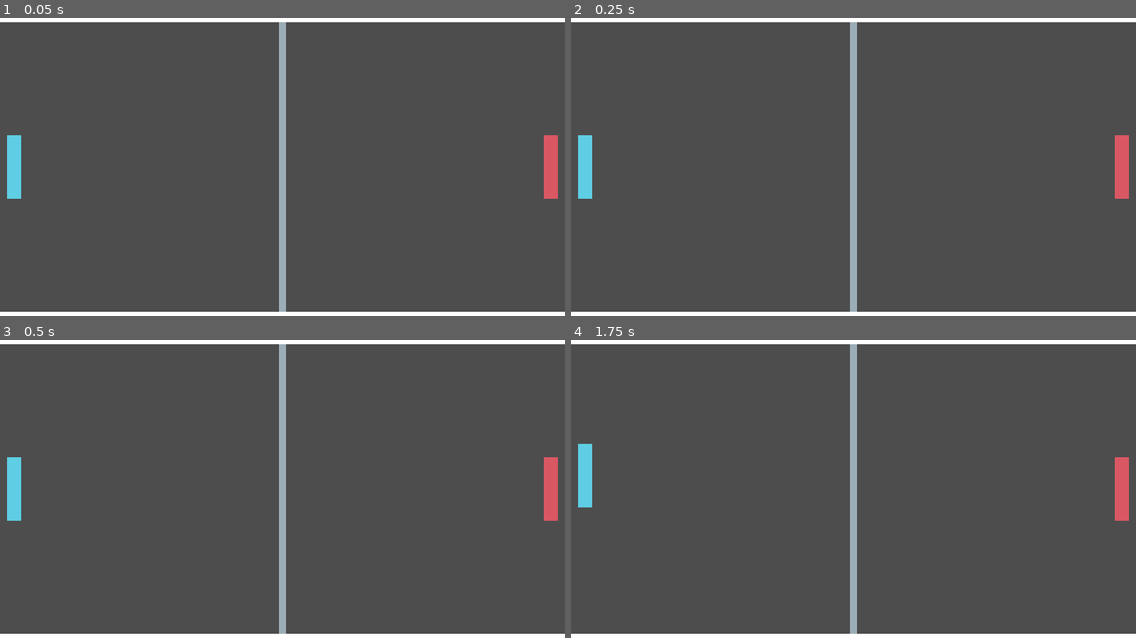
Above: before the commit, frames 1-4 (two rows, left to right).
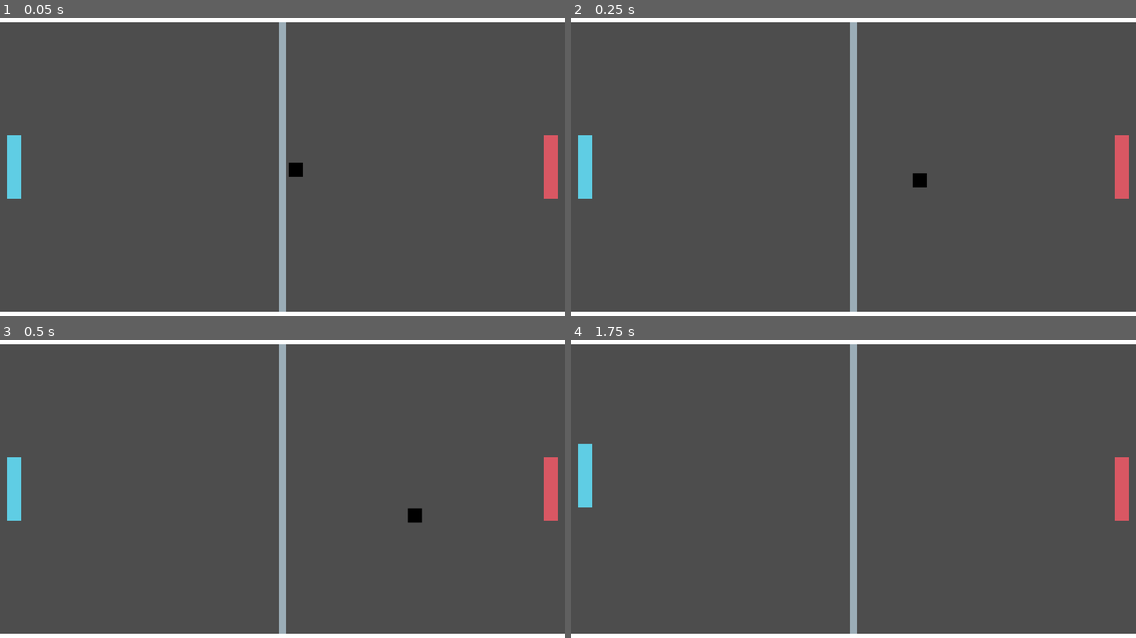
Above: after the commit, the same moments.

Repository: mohasrc/ping-pong
Game: Godot game, scene res://scenes/arena.tscn
The game is run twice, just before and just after one commit, with the same random seed, the same clock (stepped at 60 frames per second) and the same inputs.
Inputs:
- Up to frame 1 (0.05 s): no input
- Up to frame 2 (0.25 s): no input
- Up to frame 3 (0.5 s): no input
- Up to frame 4 (1.75 s): hold W (blue_up) 0.53-1.28 s; hold S (blue_down) from 1.28 s (still down)

The runs differ from the first frame. In frame 1, 0.1% of the frame differs, in the area x 51-54%, y 48-54%; in frame 2, 0.1%; in frame 3, 0.1%, in the area x 72-75%, y 56-62%; in frame 4, nothing differs.

Commit message:
Added ball with logic

Diff:
--- a/scenes/arena.tscn
+++ b/scenes/arena.tscn
@@ -1,10 +1,19 @@
-[gd_scene load_steps=6 format=3 uid="uid://cjnvp0cw7davb"]
+[gd_scene load_steps=10 format=3 uid="uid://cjnvp0cw7davb"]
 
 [ext_resource type="PackedScene" uid="uid://k8bwb1i4148j" path="res://scenes/wall.tscn" id="1_e05a3"]
 [ext_resource type="Texture2D" uid="uid://bclb83xclmo26" path="res://sprites/PingPongCenterLine.png" id="1_wl4x5"]
 [ext_resource type="PackedScene" uid="uid://bhuy4s8sayvyx" path="res://scenes/paddle.tscn" id="3_7ft05"]
 [ext_resource type="Texture2D" uid="uid://h141h3i33pvk" path="res://sprites/PingPongPaddleRed.png" id="4_4ag8t"]
 [ext_resource type="Texture2D" uid="uid://bovmo6rs3xr7j" path="res://sprites/PingPongPaddleBlue.png" id="5_dpxgc"]
+[ext_resource type="Texture2D" uid="uid://jma5l153gwt" path="res://sprites/PingPongBall.png" id="6_4ag8t"]
+[ext_resource type="Script" uid="uid://bxg88v382nfjb" path="res://scripts/ball.gd" id="6_dpxgc"]
+
+[sub_resource type="PhysicsMaterial" id="PhysicsMaterial_4ag8t"]
+friction = 0.0
+bounce = 1.0
+
+[sub_resource type="CircleShape2D" id="CircleShape2D_dpxgc"]
+radius = 16.0
 
 [node name="Arena" type="Node2D"]
 
@@ -29,3 +38,16 @@
 position = Vector2(32, 360)
 color = 1
 paddle_sprite_texture = ExtResource("5_dpxgc")
+
+[node name="Ball" type="RigidBody2D" parent="."]
+position = Vector2(640, 360)
+physics_material_override = SubResource("PhysicsMaterial_4ag8t")
+gravity_scale = 0.0
+script = ExtResource("6_dpxgc")
+motion_vector = Vector2(10, 2)
+
+[node name="Sprite2D" type="Sprite2D" parent="Ball"]
+texture = ExtResource("6_4ag8t")
+
+[node name="CollisionShape2D" type="CollisionShape2D" parent="Ball"]
+shape = SubResource("CircleShape2D_dpxgc")
--- /dev/null
+++ b/scenes/ball.tscn
@@ -0,0 +1,23 @@
+[gd_scene load_steps=5 format=3 uid="uid://c6rbuq5mgl3vr"]
+
+[ext_resource type="Script" uid="uid://bxg88v382nfjb" path="res://scripts/ball.gd" id="1_cxlvu"]
+[ext_resource type="Texture2D" uid="uid://jma5l153gwt" path="res://sprites/PingPongBall.png" id="2_f7cbr"]
+
+[sub_resource type="PhysicsMaterial" id="PhysicsMaterial_4ag8t"]
+friction = 0.0
+bounce = 1.0
+
+[sub_resource type="CircleShape2D" id="CircleShape2D_dpxgc"]
+radius = 16.0
+
+[node name="Ball" type="RigidBody2D"]
+physics_material_override = SubResource("PhysicsMaterial_4ag8t")
+gravity_scale = 0.0
+script = ExtResource("1_cxlvu")
+motion_vector = Vector2(10, 2)
+
+[node name="Sprite2D" type="Sprite2D" parent="."]
+texture = ExtResource("2_f7cbr")
+
+[node name="CollisionShape2D" type="CollisionShape2D" parent="."]
+shape = SubResource("CircleShape2D_dpxgc")
--- /dev/null
+++ b/scripts/ball.gd
@@ -0,0 +1,20 @@
+extends RigidBody2D
+
+@export var motion_vector: Vector2
+
+var coll_info: KinematicCollision2D
+
+func _physics_process(delta: float) -> void:
+	coll_info = move_and_collide(motion_vector)
+	if coll_info:
+		if coll_info.get_normal() == Vector2(1, 0) or coll_info.get_normal() == Vector2(-1, 0):
+			motion_vector *= Vector2(-1, 1)
+			print(coll_info.get_normal())
+
+		if coll_info.get_normal() == Vector2(0, 1) or coll_info.get_normal() == Vector2(0, -1):
+			motion_vector *= Vector2(1, -1)
+			print(coll_info.get_normal())
+
+
+func _process(delta: float) -> void:
+	pass
Not shown, added: scripts/ball.gd.uid
Binary file added: sprites/PingPongBall.png
Not shown, added: sprites/PingPongBall.png.import
